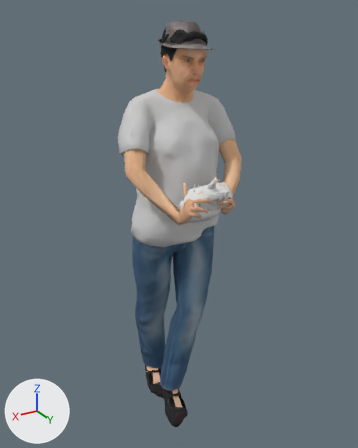
The glTF model app/assets/scenery/population/people/veteran_cap_pilot.glb, before and after one commit.
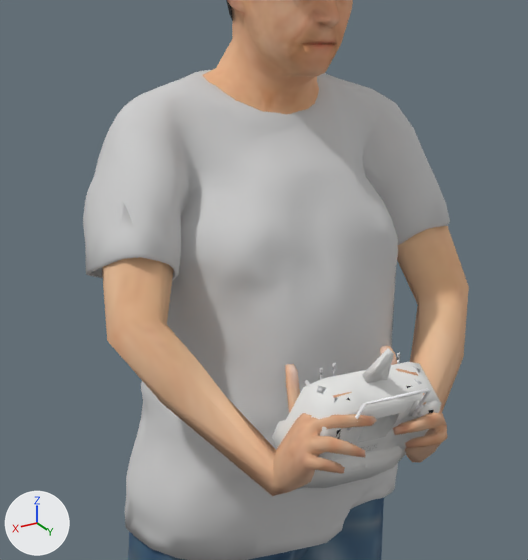
Old and new are each drawn whole from a 50 mm lens placed at (1.019, 1.669, 1.769), pointed at (0.001, -0.027, 0.921) and again close up on the part from 25% to 73% of the width and 15% to 55% of the height. Every picture has the same lights, and +X, +Y and +Z are marked at lower left. The first two pictures are the older version. Vertices at exactly the same position are counted once.

Names of what the first close-up shows: 'Human_atlas'.
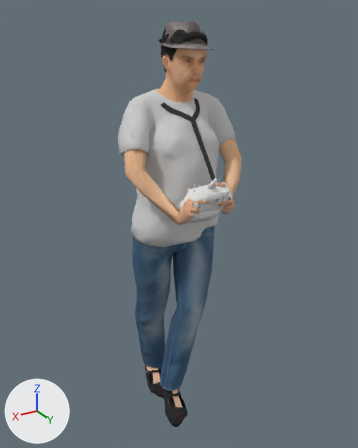
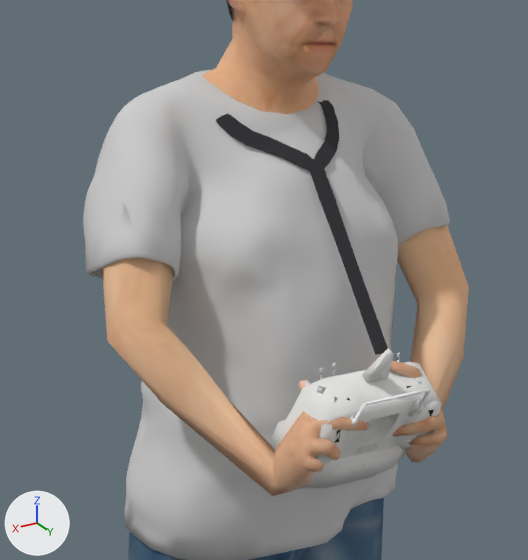
Pixel boxes (x1, y1, x2, y2) of what changed, in the close-ups (528 x 560 px; the box of a moved part takes in the faces that stretch with it):
'Human_atlas', surface changed, reshaped: (83, 0, 469, 560) in both
part 1 of me_human_atlas, added: after (216, 100, 339, 171)
part 2 of me_human_atlas, added: after (310, 167, 388, 355)
part 3 of me_human_atlas, moved or reshaped: before (273, 345, 447, 474); after (275, 361, 447, 487)
part 4 of me_human_atlas, surface changed: (275, 348, 440, 477) in both

The change, as a list of edits to the scene's bpy script:
```text
Add img_422b4a26924743194596fa3df3609a45594da959344a5448ed498a4e14ad8206_png:
    img_422b4a26924743194596fa3df3609a45594da959344a5448ed498a4e14ad8206_png = load_image('422b4a26924743194596fa3df3609a45594da959344a5448ed498a4e14ad8206.png', 'textures/422b4a26924743194596fa3df3609a45594da959344a5448ed498a4e14ad8206.png', 2720, 4064, 'sRGB')
Change mat_human_atlas:
    where n2 = _N.new('ShaderNodeTexImage'); n2.name = 'Image Texture'
    n2.image: img_f40b9e60180225e55956a4f4de242b30fa315bfd4267cd2af2c3b992eb643f64_png -> img_422b4a26924743194596fa3df3609a45594da959344a5448ed498a4e14ad8206_png
Change me_human_atlas:
    used by ob_human_atlas; location = (0.0, 0.0, 0.0)
    remove me_human_atlas.from_pydata(...)  # 5972 vertices, 8799 faces; spans x -0.27..0.27, y -0.28..0.28, z 0.0..1.74
    add me_human_atlas.from_pydata(...)  # 6096 vertices, 9039 faces; spans x -0.27..0.27, y -0.28..0.28, z 0.0..1.74
    me_human_atlas part 1: a new loose piece of 96 vertices spanning x -0.1..0.08, y -0.17..0.05, z 1.37..1.45, in mat_human_atlas
    me_human_atlas part 2: a new loose piece of 28 vertices spanning x -0.03..-0.01, y 0.04..0.19, z 1.18..1.38, in mat_human_atlas
    me_human_atlas part 3: 64 vertices moved from x -0.07..0.12, y 0.15..0.27, z 1.06..1.17 to x -0.07..0.12, y 0.15..0.26, z 1.06..1.18; 172 vertices removed from x -0.1..0.12, y 0.14..0.27, z 1.04..1.17; 177 vertices added at x -0.08..0.13, y 0.15..0.26, z 1.04..1.18
    me_human_atlas part 4: 624 kept faces spanning x -0.07..0.1, y 0.11..0.28, z 1.01..1.21 get new texture (UV) coordinates
    other edits to the shape of me_human_atlas do not show in these pictures
```
